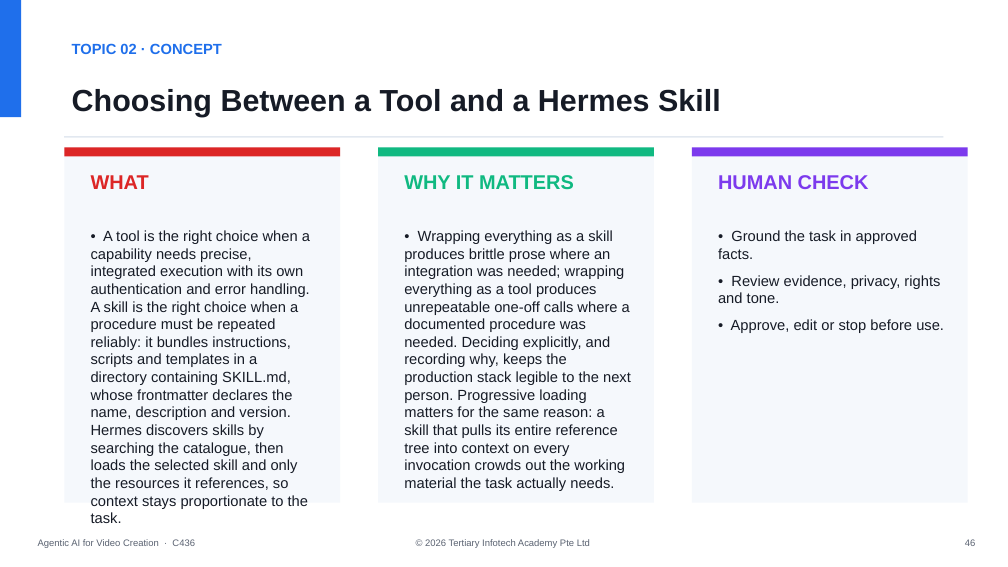
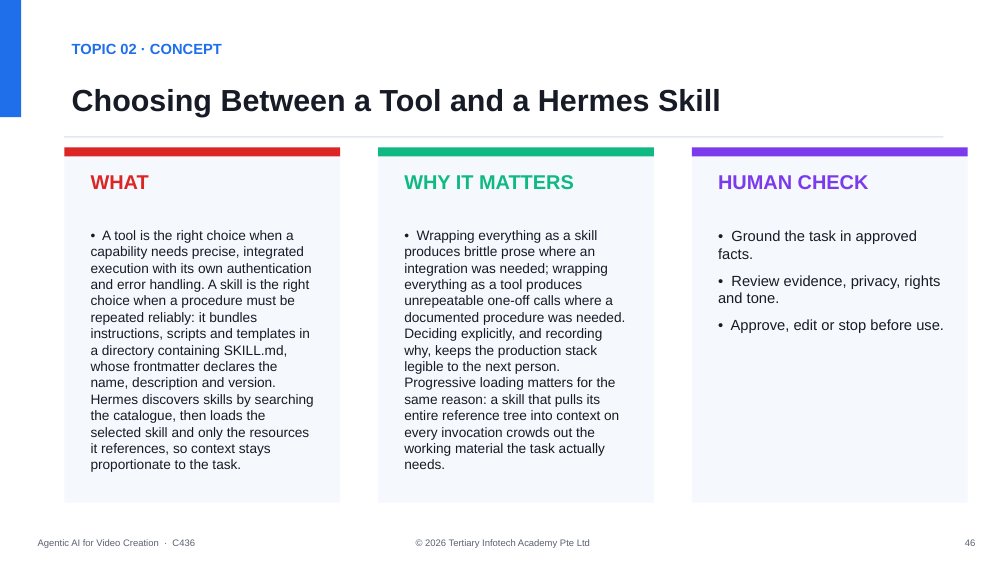
Before and after one commit to tertiarycourses/C436-Agentic-AI-for-Video-Creation, a slide deck: slide 47 of courseware/Agentic AI for Video Creation-v2.0.pptx. Drawn at 1008x567 pixels with LibreOffice and Linux fonts; fonts in the diff are those of the drawing. Boxes give left, top, right and bottom in pixels: in the first picture for what was removed or moved away, otherwise in the second. Text is boxed around its words. In the diff, an @@ line names an element or a change of style, - is before the commit and + after.

```diff
--- a/courseware/Agentic AI for Video Creation-v2.0.pptx
+++ b/courseware/Agentic AI for Video Creation-v2.0.pptx
@@ text "• A tool is the ..." at <box>91,230,314,472</box>: size 14 to 13 pt @@
@@ text "• Wrapping everything as a ..." at <box>404,230,625,469</box>: size 14 to 13 pt @@
```
Also in this commit, not shown: 11 other slides changed, 8 other files.
